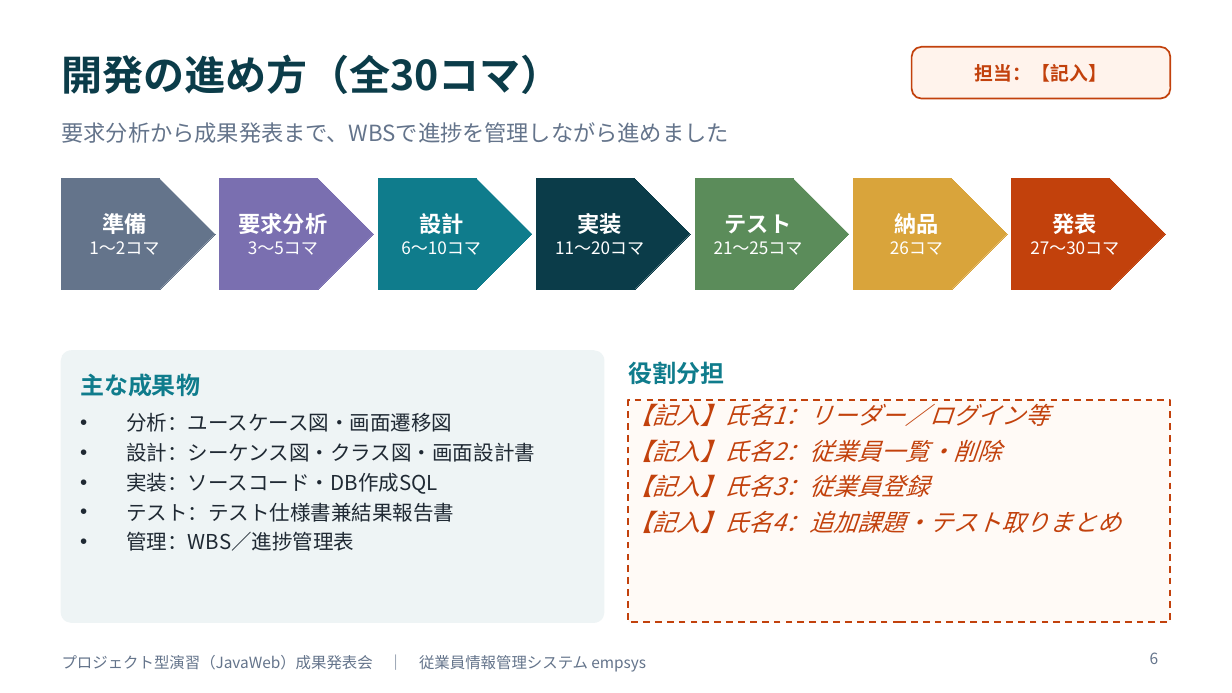
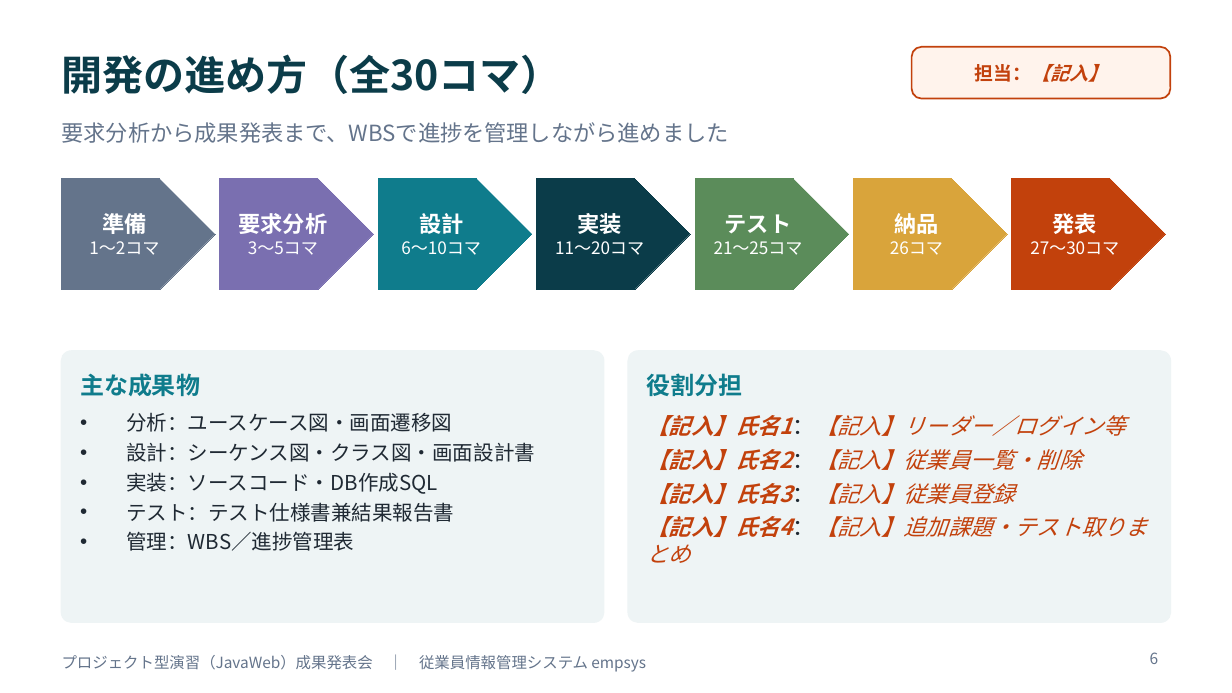
Before and after one commit to amasato1221/web_-application, a slide deck: slide 6 of 成果発表会資料_テンプレート.pptx. Drawn at 1232x693 pixels with LibreOffice and Linux fonts; fonts in the diff are those of the drawing. Boxes give left, top, right and bottom in pixels: in the first picture for what was removed or moved away, otherwise in the second. Text is boxed around its words. In the diff, an @@ line names an element or a change of style, - is before the commit and + after.

```diff
--- a/成果発表会資料_テンプレート.pptx
+++ b/成果発表会資料_テンプレート.pptx
@@ rounded rectangle "担当：【記入】" at <box>912,47,1170,99</box>: italic on in "担当：【記入】" @@
@@ rounded rectangle added at <box>628,351,1170,622</box>, fill #EEF4F5, outline #EEF4F5 1 pt @@
@@ text "役割分担": place and size @@
-text "役割分担" at <box>628,361,724,384</box>
+text "役割分担" at <box>647,373,743,396</box>
@@ text at <box>647,415,1148,563</box>: text changed; size 14 to 13 pt @@
-【記入】氏名1：リーダー／ログイン等
-【記入】氏名2：従業員一覧・削除
-【記入】氏名3：従業員登録
-【記入】氏名4：追加課題・テスト取りまとめ
+【記入】氏名1：【記入】リーダー／ログイン等
+【記入】氏名2：【記入】従業員一覧・削除
+【記入】氏名3：【記入】従業員登録
+【記入】氏名4：【記入】追加課題・テスト取りまとめ
@@ text "【記入】氏名1：【記入】リーダー／ログイン等": place and size @@
-text "【記入】氏名1：【記入】リーダー／ログイン等" at <box>628,400,1170,622</box>
+text "【記入】氏名1：【記入】リーダー／ログイン等" at <box>647,415,1148,563</box>
@@ text "【記入】氏名1：【記入】リーダー／ログイン等" at <box>647,415,1148,563</box>: fill #FFFAF6 to none; outline #C2410C 1 pt dashed to none @@
```
Also in this commit, not shown: 13 other slides changed, 10 other files.
